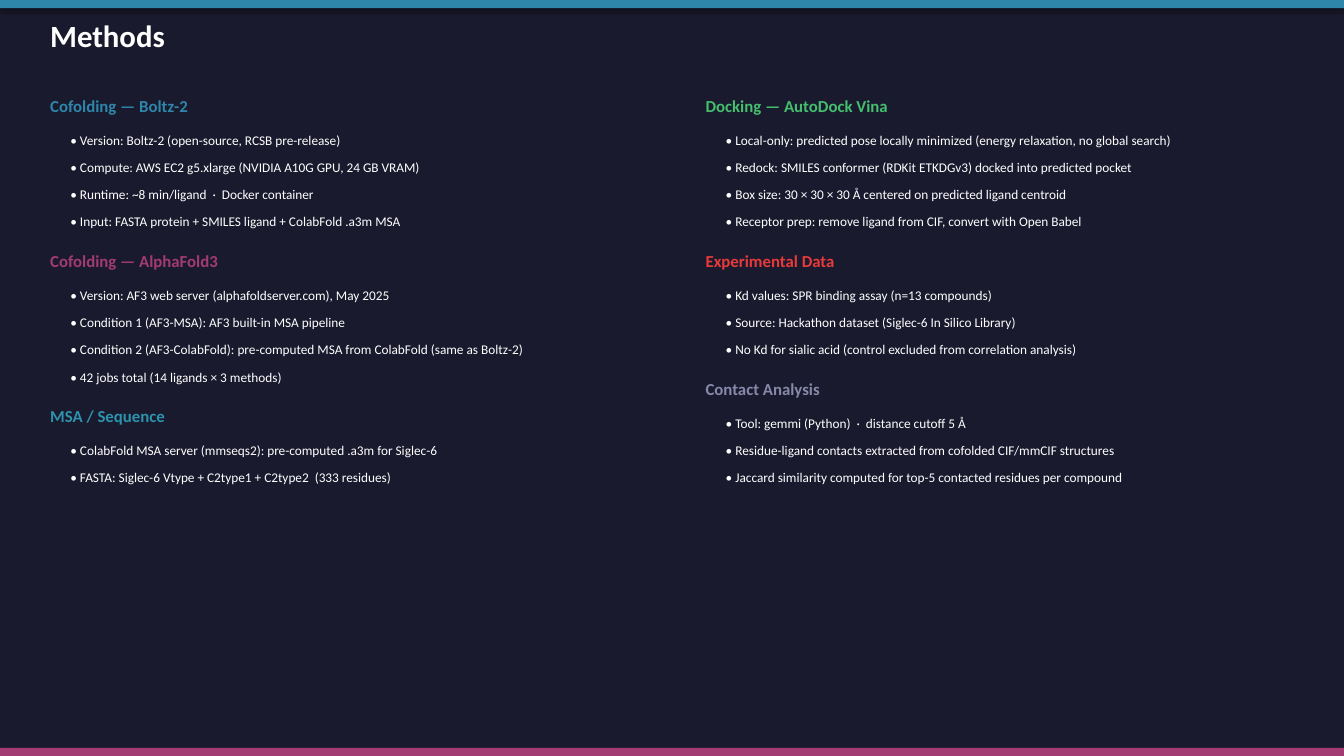
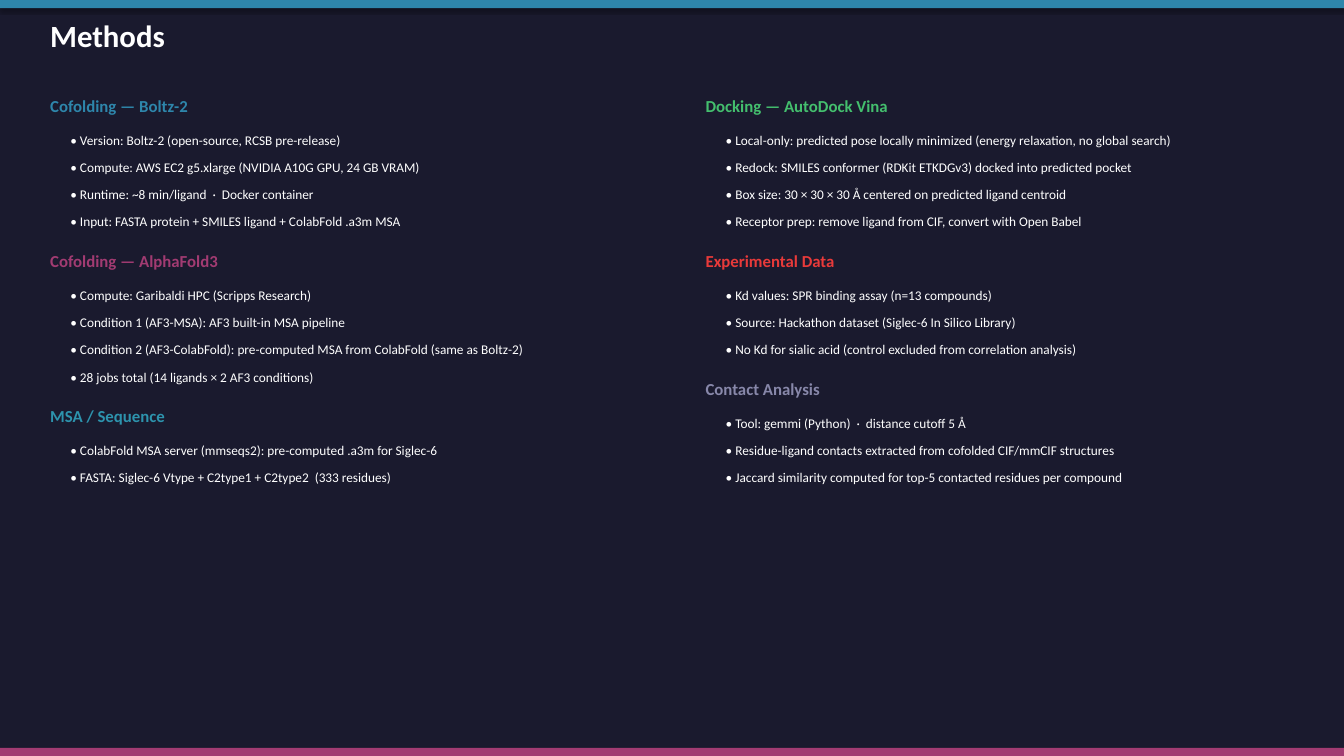
Before and after one commit to surajugrani/scripps-hackathon-starter, a slide deck: slide 9 of ppt/Siglec6_Hackathon.pptx. Drawn at 1344x756 pixels with LibreOffice and Linux fonts; fonts in the diff are those of the drawing. Boxes give left, top, right and bottom in pixels: in the first picture for what was removed or moved away, otherwise in the second. Text is boxed around its words. In the diff, an @@ line names an element or a change of style, - is before the commit and + after.

```diff
--- a/ppt/Siglec6_Hackathon.pptx
+++ b/ppt/Siglec6_Hackathon.pptx
@@ text at [80, 290, 311, 302]: text changed @@
-• Version: AF3 web server (alphafoldserver.com), May 2025
+• Compute: Garibaldi HPC (Scripps Research)
@@ text at [80, 372, 313, 385]: text changed @@
-• 42 jobs total (14 ligands × 3 methods)
+• 28 jobs total (14 ligands × 2 AF3 conditions)
```
Also in this commit, not shown: 1 other slide changed, 1 other file.
